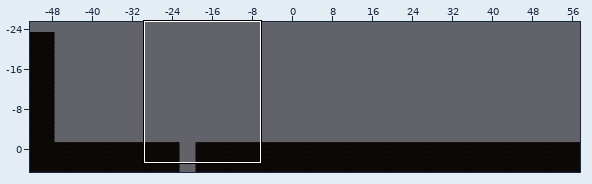
Tiled map -- Assets/Tiled/Level1TileMap/map1-5.tmx. The first picture is a wide view before the edit; the outline marks the close-up.
Close-up. Old version:
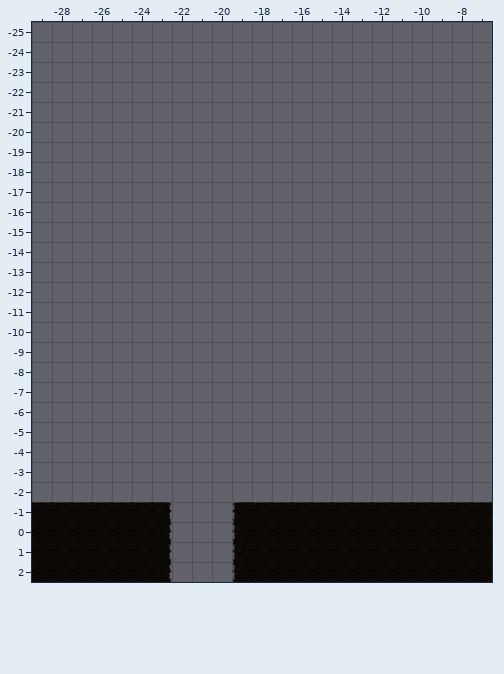
Cells are 256x256 px. Shown: x -29..-7, y -25..2. The commit also changed other parts of the map, which this record leaves out.
Once edited:
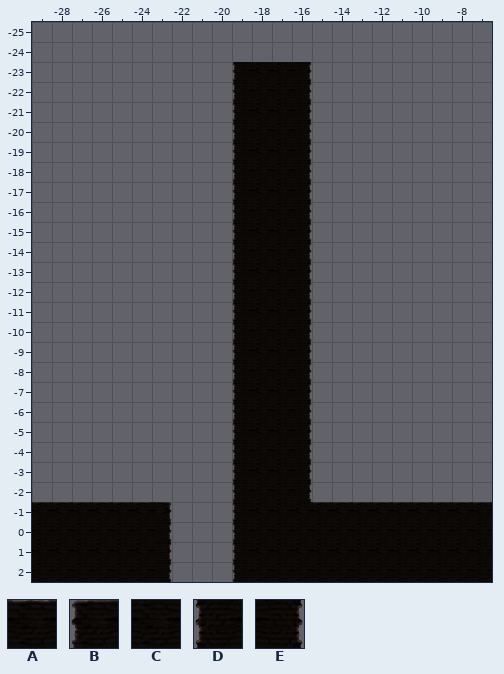
Key: from "Level1 Tileset": A 0, B 1, C 8, D 9, E 10.
_ is an empty cell.
The exact change:
Layer "ground":
The author changed tile A to tile C in row -1 at x -18 to -16.
Tile C now appears in rows -23 to -2 at x -18 to -17.
The author changed tile B to tile D in row -1 at x -19.
Tile D now appears in rows -23 to -2 at x -19.
Tile E now appears in rows -23 to -2 at x -16.
